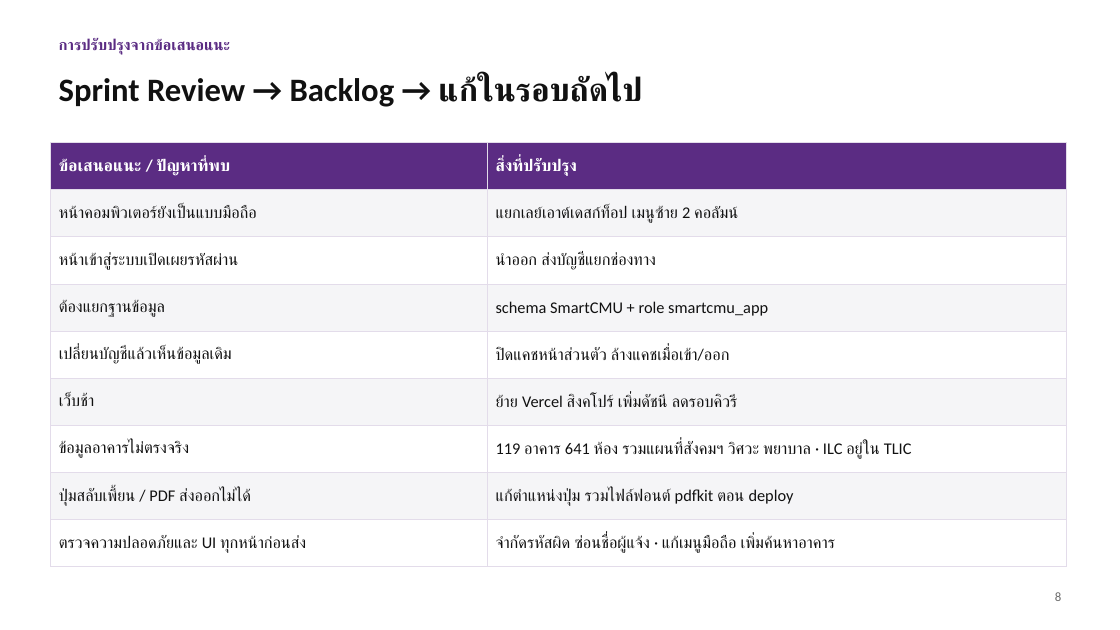
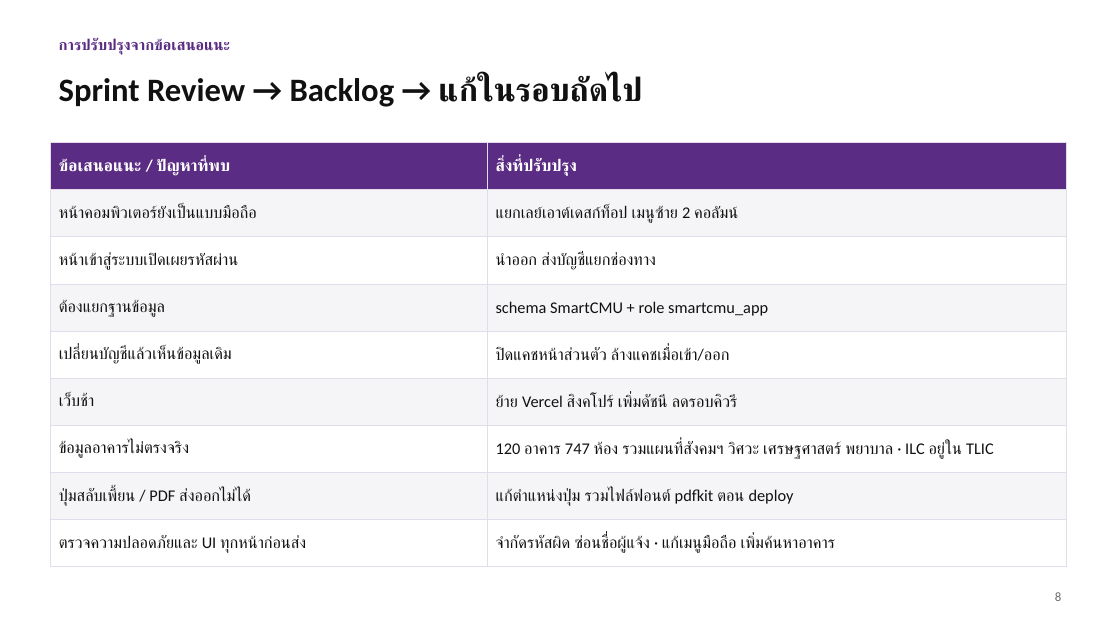
Before and after one commit to Nexzerf/SmartCMUMaintenanceSystem, a slide deck: slide 8 of report/out/สไลด์-ระบบแจ้งซ่อม-มช.pptx. Drawn at 1120x630 pixels with LibreOffice and Linux fonts; fonts in the diff are those of the drawing. Boxes give left, top, right and bottom in pixels: in the first picture for what was removed or moved away, otherwise in the second. Text is boxed around its words. In the diff, an @@ line names an element or a change of style, - is before the commit and + after.

```diff
--- a/report/out/สไลด์-ระบบแจ้งซ่อม-มช.pptx
+++ b/report/out/สไลด์-ระบบแจ้งซ่อม-มช.pptx
@@ table at [50,143,1067,557] @@
-row 7, column 2: 119 อาคาร 641 ห้อง รวมแผนที่สังคมฯ วิศวะ พยาบาล · ILC อยู่ใน TLIC
+row 7, column 2: 120 อาคาร 747 ห้อง รวมแผนที่สังคมฯ วิศวะ เศรษฐศาสตร์ พยาบาล · ILC อยู่ใน TLIC
```
Also in this commit, not shown: 1 other slide changed, 19 other files.
